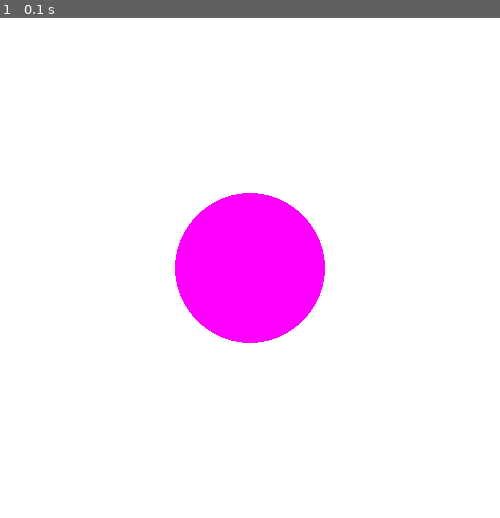
Above: before the commit, frame 1.
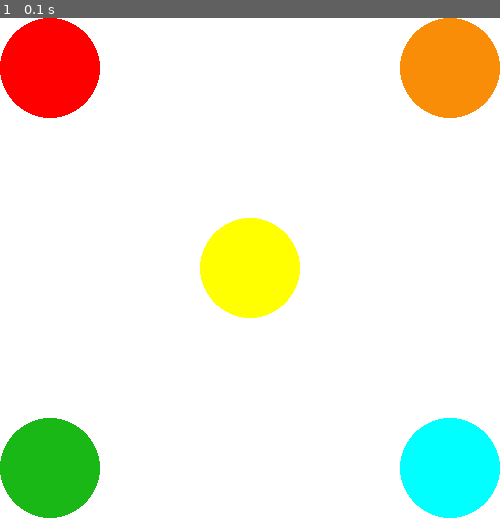
Above: after the commit, the same moment.

Repository: lougoncharenko/Crash-Bang-PYGAME
Game: pygame game, started from game.py
The game is run twice, just before and just after one commit, with the same random seed, the same clock (stepped at 60 frames per second) and the same inputs.
Inputs:
- Up to frame 1 (0.1 s): no input

The runs differ from the first frame. In frame 1, 20% of the frame differs, in the area x 0-100%, y 0-100%.

Commit message:
finished challenge1

Diff:
--- a/game.py
+++ b/game.py
@@ -11,6 +11,12 @@
 RED = (255, 0, 0)
 GREEN = (0, 255, 0)
 BLUE = (0, 0, 255)
+YELLOW = (255, 255, 0)
+CYAN = (0, 255, 255)
+FUSCHIA = (255, 0, 255)
+GRAY = (100, 100, 100)
+ORANGE = (250, 141, 7)
+LIGHTGREEN = (25, 184, 22)
 
 # game loop
 running = True
@@ -23,8 +29,15 @@
     # clear the screen
     screen.fill((WHITE))
     #draw a circle
-    color = (255, 0, 255) #rgb values
-    position = (250, 250) # x, y position
-    pygame.draw.circle(screen, color, position, 75) #75 is the radius
+    position1 = (250, 250) # x, y position
+    pygame.draw.circle(screen, YELLOW, position1, 50) #75 is the radius
+    position2 =  (50,50)
+    pygame.draw.circle(screen, RED, position2, 50) #75 is the radius
+    position3 =  (450,50)
+    pygame.draw.circle(screen, ORANGE, position3, 50) #75 is the radius
+    position4 =  (50, 450)
+    pygame.draw.circle(screen, LIGHTGREEN, position4, 50) #75 is the radius
+    position5 =  (450, 450)
+    pygame.draw.circle(screen, CYAN, position5, 50) #75 is the radius
     #update display
     pygame.display.flip()
